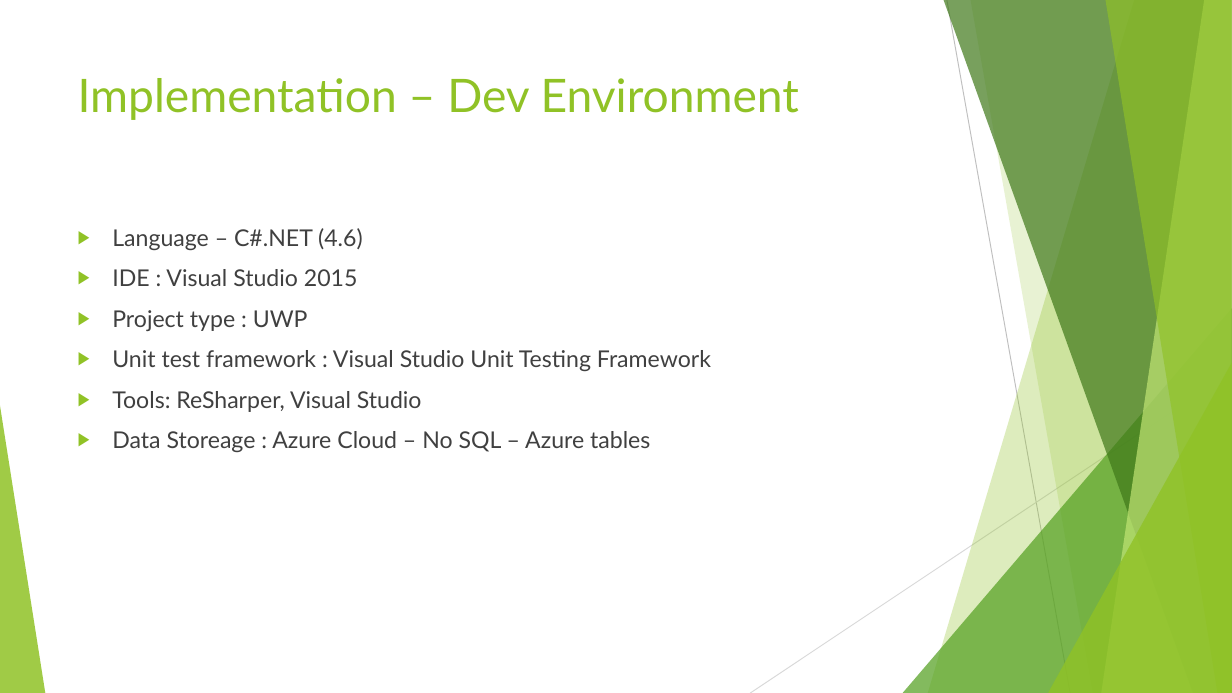
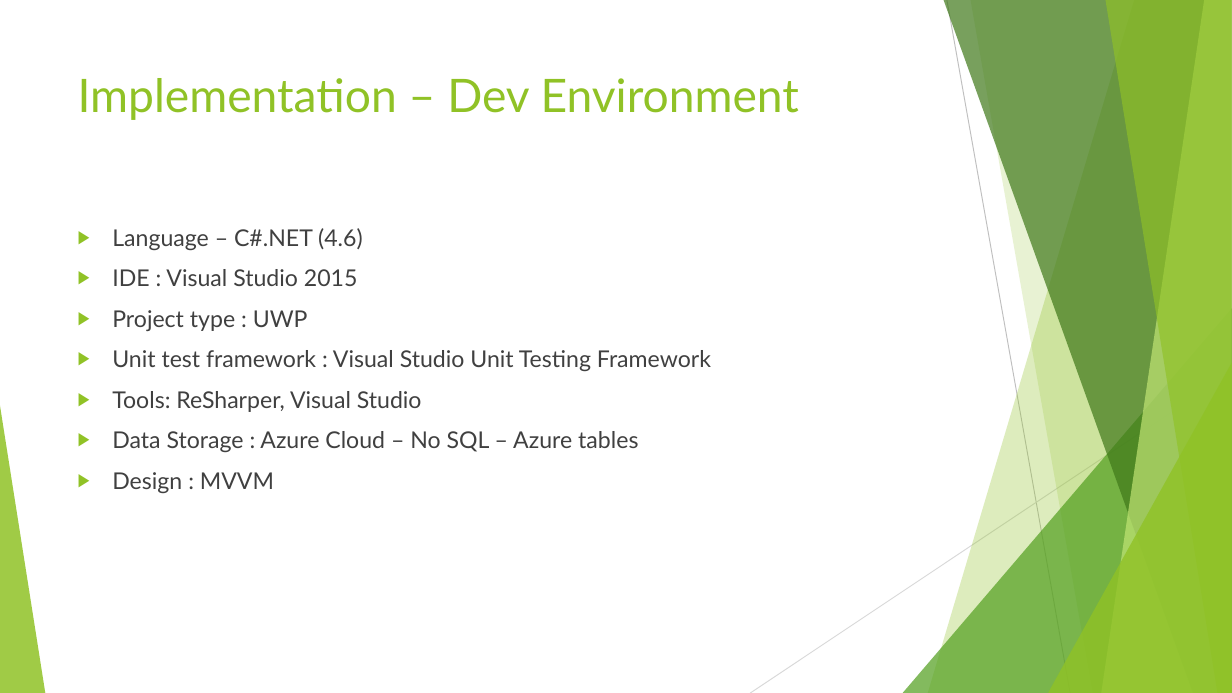
Before and after one commit to AarthyKS/SlidingPuzzle, a slide deck: slide 4 of docs/Sliding Puzzle.pptx. Drawn at 1232x693 pixels with LibreOffice and Linux fonts; fonts in the diff are those of the drawing. Boxes give left, top, right and bottom in pixels: in the first picture for what was removed or moved away, otherwise in the second. Text is boxed around its words. In the diff, an @@ line names an element or a change of style, - is before the commit and + after.

```diff
--- a/docs/Sliding Puzzle.pptx
+++ b/docs/Sliding Puzzle.pptx
@@ text at <box>112,431,638,493</box>: text changed @@
-▶ Data Storeage : Azure Cloud – No SQL – Azure tables
+▶ Data Storage : Azure Cloud – No SQL – Azure tables
+▶ Design : MVVM
```
Also in this commit, not shown: 2 other slides changed, 2 slides added.
